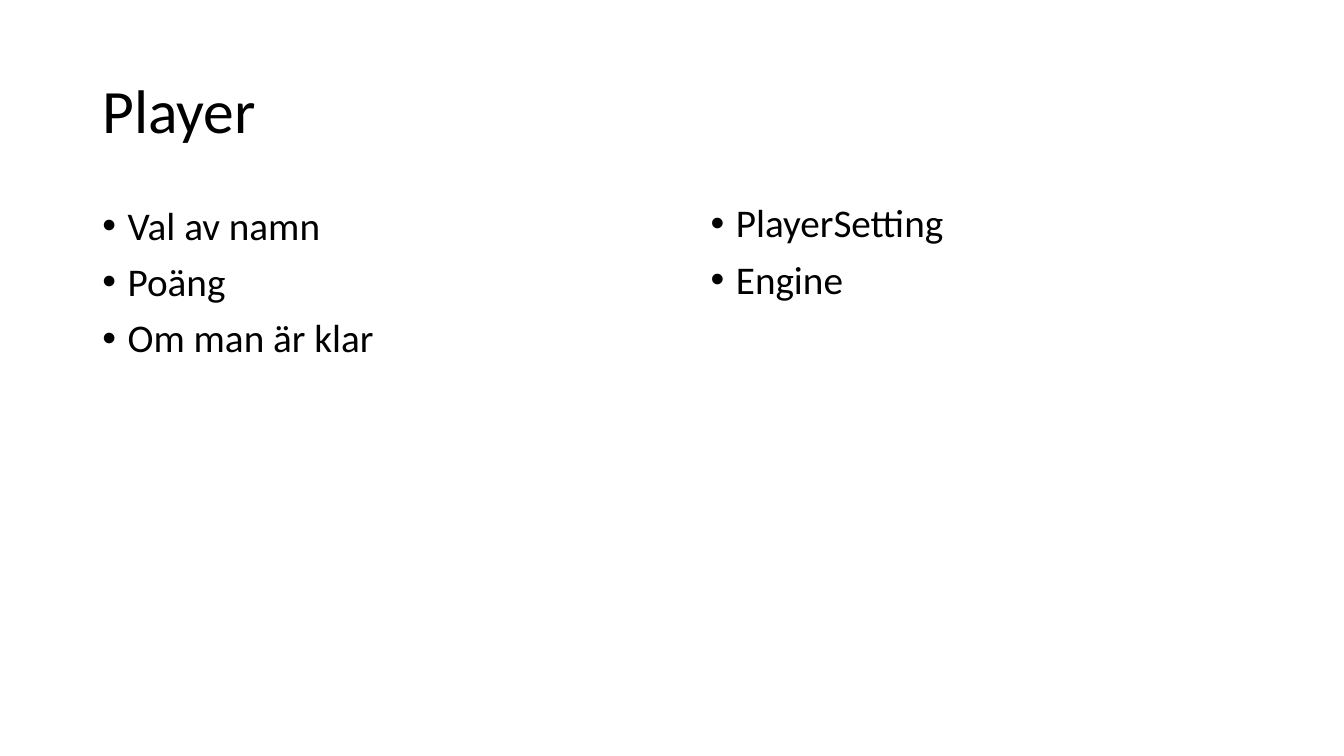
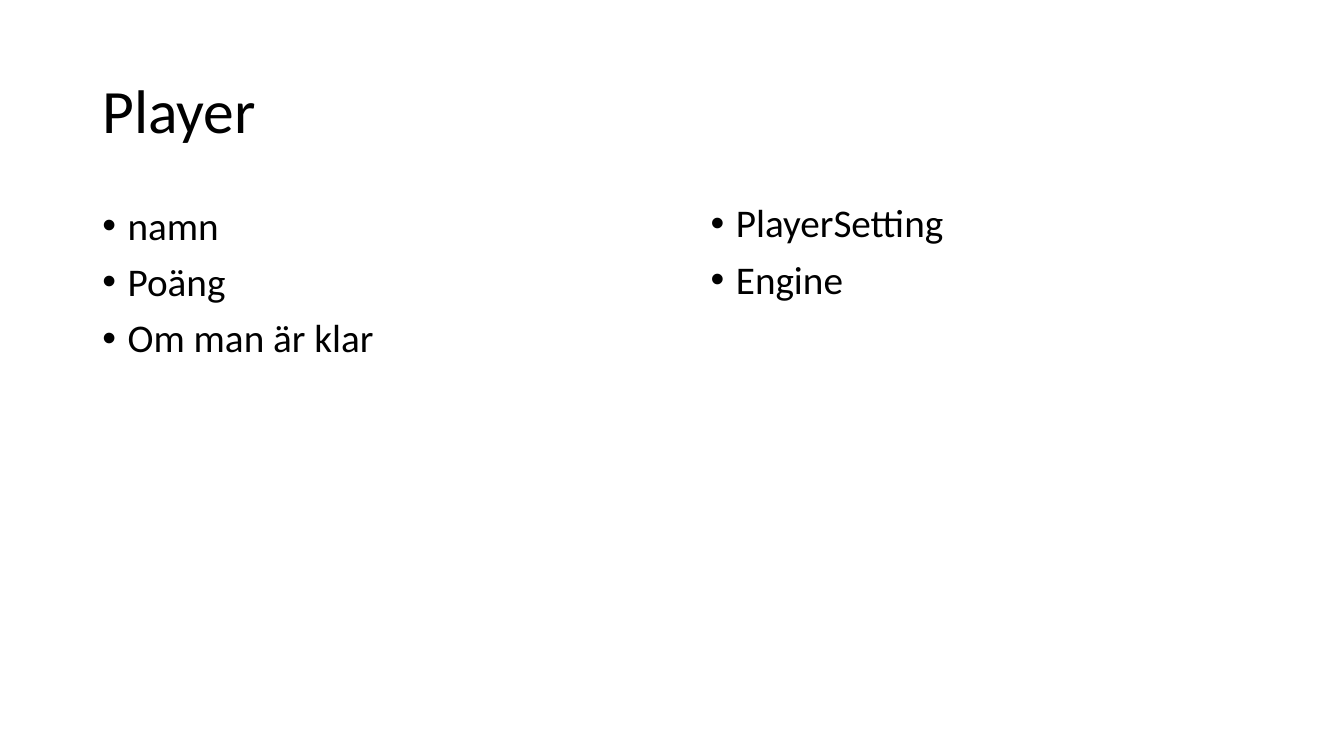
Before and after one commit to PGVSNH20/ludo-game-ludo5, a slide deck: slide 5 of Documentation/crc Ludo5.pptx. Drawn at 1344x756 pixels with LibreOffice and Linux fonts; fonts in the diff are those of the drawing. Boxes give left, top, right and bottom in pixels: in the first picture for what was removed or moved away, otherwise in the second. Text is boxed around its words. In the diff, an @@ line names an element or a change of style, - is before the commit and + after.

```diff
--- a/Documentation/crc Ludo5.pptx
+++ b/Documentation/crc Ludo5.pptx
@@ text at bbox=[128, 221, 219, 241]: text changed @@
-• Val av namn
+• namn
```
Also in this commit, not shown: 1 other slide changed.
